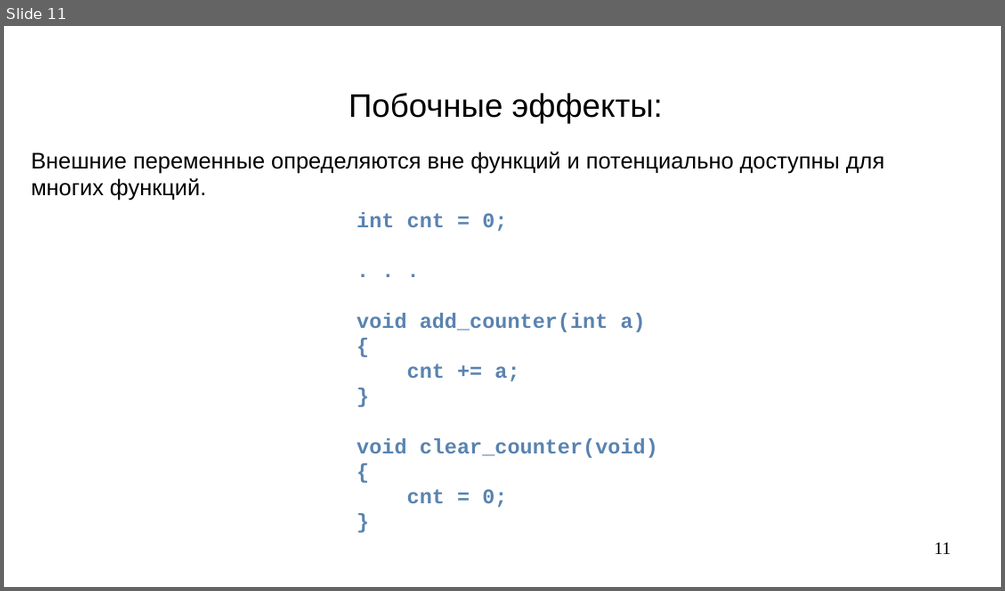
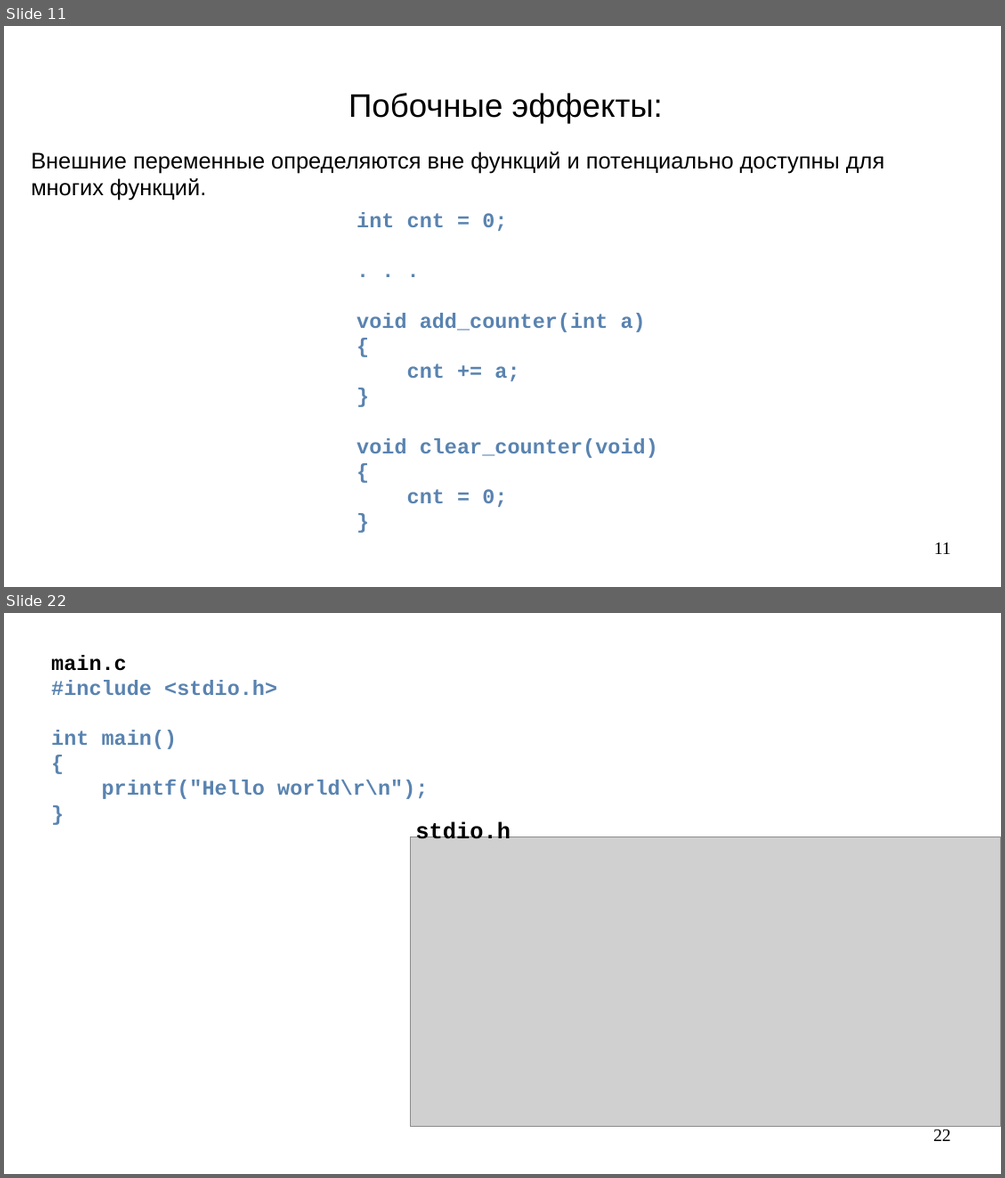
Before and after one commit to steelcraft/stud-lab, a slide deck: Лекции/CBCP01#L4.odp. Shown one above the other, each under a label of ours: slide 11 before the commit, slides 11 and 22 after it; the slides between them are not shown. The pictures are 1005x591 and 1005x1178 pixels, drawn with LibreOffice and Linux fonts; fonts in the diff are those of the drawing; grey boxes stand for pictures. Boxes give left, top, right and bottom in pixels: in the first picture for what was removed or moved away, otherwise in the second. Text is boxed around its words. In the diff, an @@ line names an element or a change of style, - is before the commit and + after.

```diff
--- a/Лекции/CBCP01#L4.odp
+++ b/Лекции/CBCP01#L4.odp
@@ slide 22 added at (4, 613, 1001, 1174), background #FFFFFF @@
@@ text added at (51, 655, 428, 799), 16.6 pt, text #5983B0, bold @@
+main.c
+#include <stdio.h>
+int main()
+{
+printf("Hello world\r\n");
+}
@@ text added at (415, 822, 510, 839), 18 pt, text #000000, bold @@
+stdio.h
@@ picture added at (411, 837, 1001, 1127) @@
@@ page number added at (933, 1129, 951, 1141), 14 pt, text #000000 @@
+22
```
Also in this commit, not shown: 6 slides changed, 17 other slides added, 3 slides removed.
